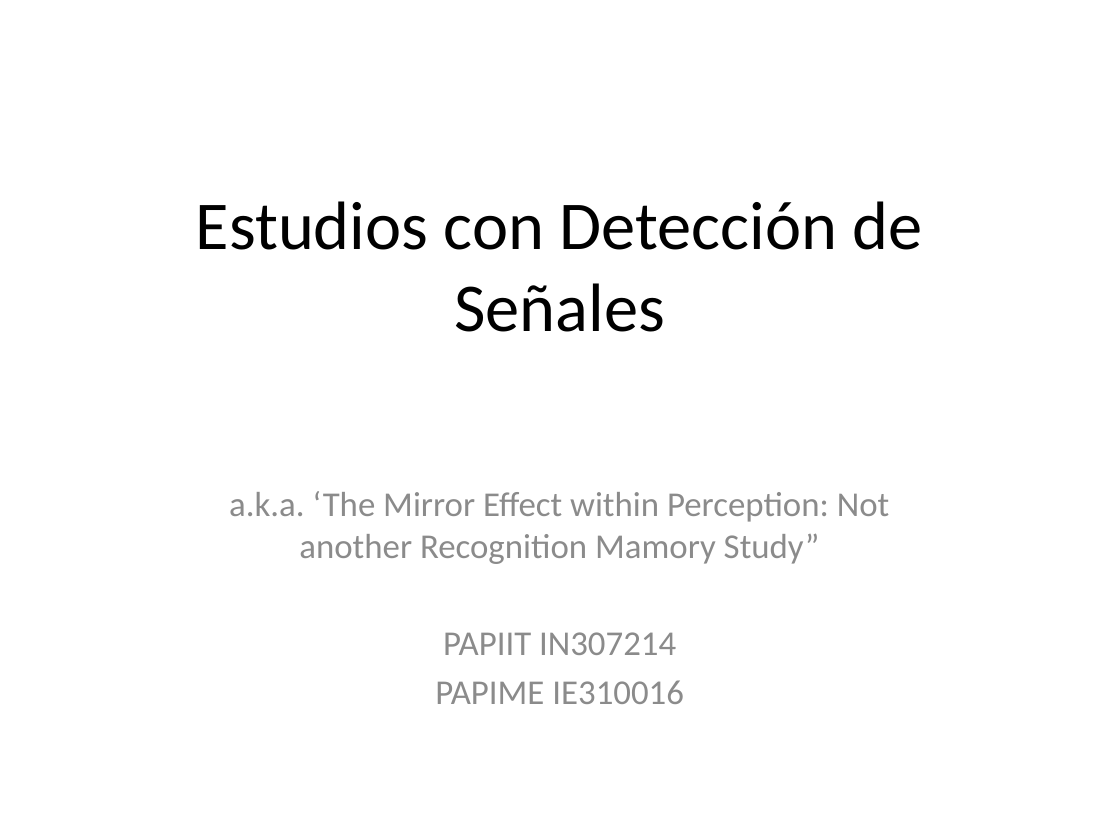
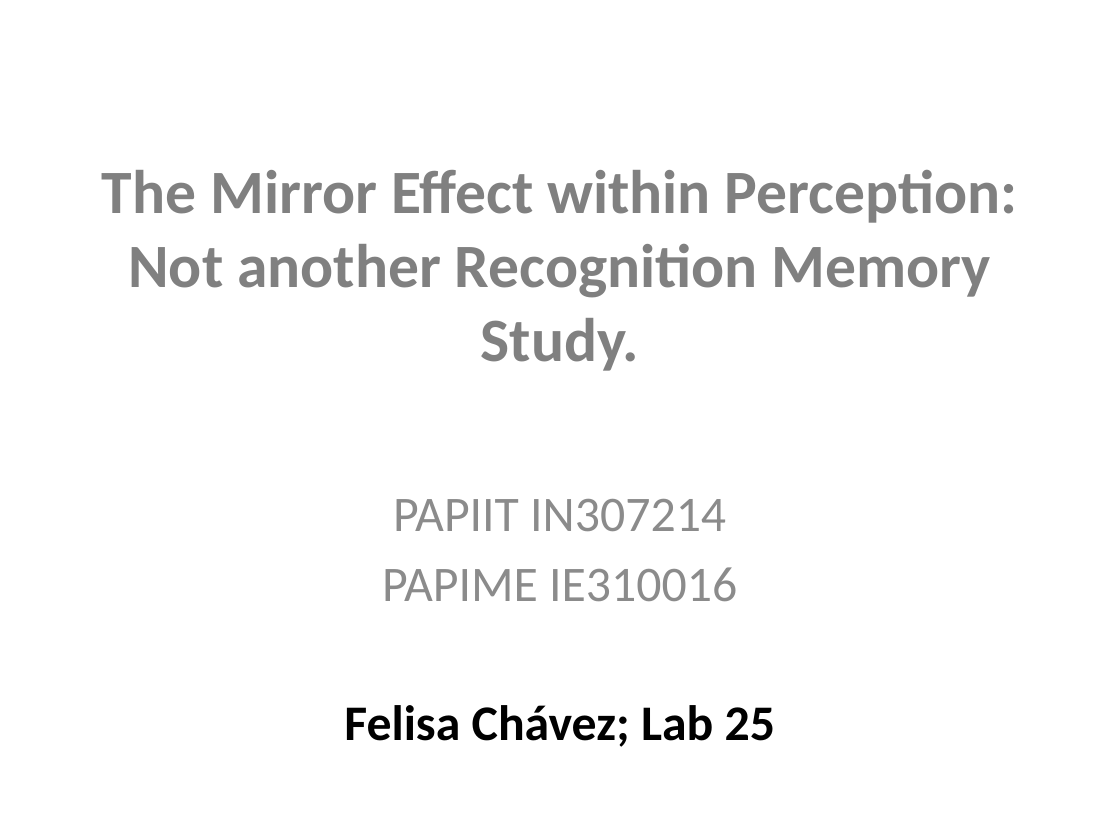
Before and after one commit to Adrifelcha/Adrifelcha, a slide deck: slide 1 of Tesis/Presentaciones/Seminario_Maden_.pptx. Drawn at 1120x840 pixels with LibreOffice and Linux fonts; fonts in the diff are those of the drawing. Boxes give left, top, right and bottom in pixels: in the first picture for what was removed or moved away, otherwise in the second. Text is boxed around its words. In the diff, an @@ line names an element or a change of style, - is before the commit and + after.

```diff
--- a/Tesis/Presentaciones/Seminario_Maden_.pptx
+++ b/Tesis/Presentaciones/Seminario_Maden_.pptx
@@ title at [102,170,1017,371]: text changed; size 44 to 39.6 pt; text colour #000000 to #808080; bold on @@
-Estudios con Detección de Señales
+The Mirror Effect within Perception: Not another Recognition Memory Study.
@@ subtitle at [229,491,890,564]: paragraph removed @@
-a.k.a. ‘The Mirror Effect within Perception: Not another Recognition Mamory Study”
@@ subtitle at [382,499,737,601]: size 22.4 to 32 pt in "PAPIIT IN307214", "PAPIME IE310016"; more space between paragraphs @@
@@ subtitle at [344,705,775,747]: paragraph added @@
+Felisa Chávez; Lab 25
```
Also in this commit, not shown: 12 other slides changed, 5 slides added, 21 slides removed, 1 other file.
